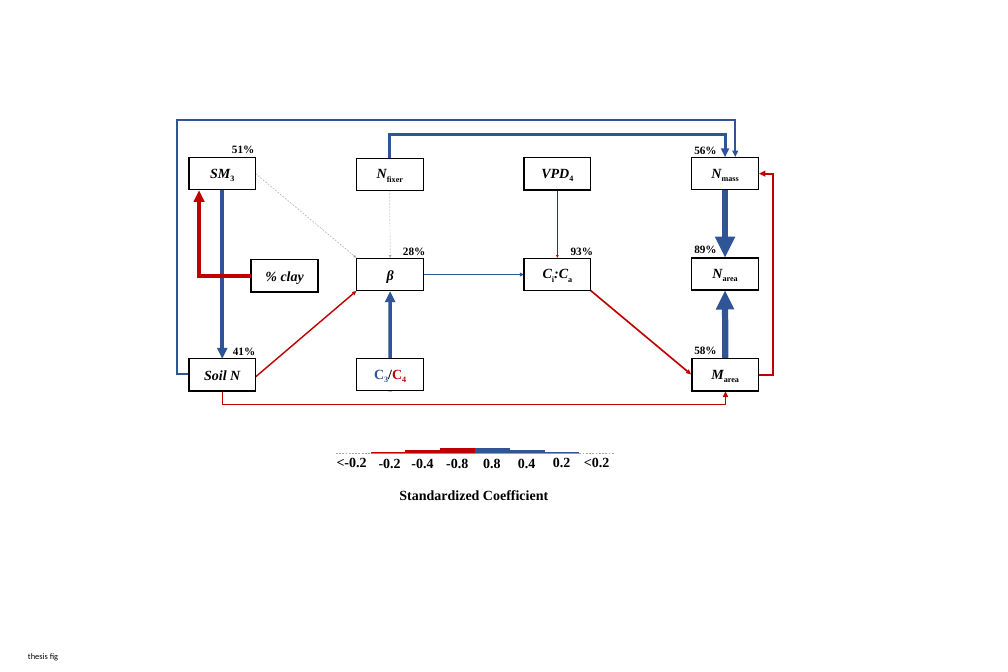
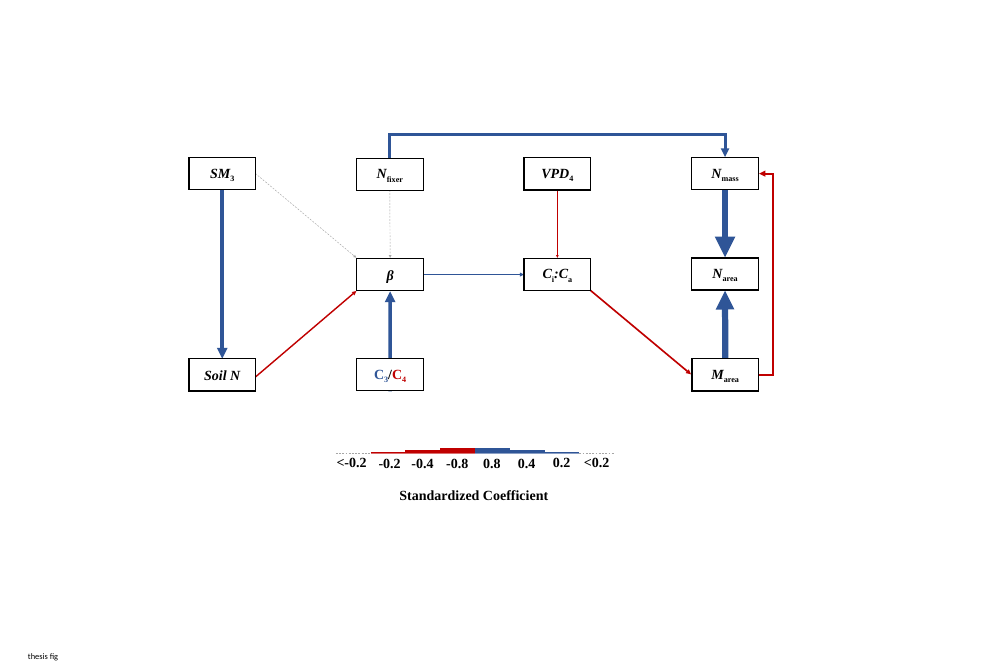
Before and after one commit to eaperkowski/TX_ecolab_leafNitrogen, a slide deck: slide 2 of working_drafts/figs/TXeco_SEM_ppt_fig.pptx. Drawn at 1008x672 pixels with LibreOffice and Linux fonts; fonts in the diff are those of the drawing. Boxes give left, top, right and bottom in pixels: in the first picture for what was removed or moved away, otherwise in the second. Text is boxed around its words. In the diff, an @@ line names an element or a change of style, - is before the commit and + after.

```diff
--- a/working_drafts/figs/TXeco_SEM_ppt_fig.pptx
+++ b/working_drafts/figs/TXeco_SEM_ppt_fig.pptx
@@ elbow arrow removed from (199, 374) to (735, 157) @@
@@ text removed at box(232, 145, 254, 153) @@
-51%
@@ text removed at box(694, 146, 716, 154) @@
-56%
@@ elbow arrow removed from (251, 276) to (199, 191) @@
@@ rectangle removed at box(251, 260, 318, 292) @@
-% clay
@@ text removed at box(403, 247, 425, 255) @@
-28%
@@ text removed at box(571, 247, 593, 255) @@
-93%
@@ text removed at box(694, 245, 716, 253) @@
-89%
@@ text removed at box(233, 347, 255, 355) @@
-41%
@@ text removed at box(694, 346, 716, 354) @@
-58%
@@ elbow arrow removed from (222, 391) to (725, 391) @@
```
Also in this commit, not shown: 1 slide added, 2 other files.
